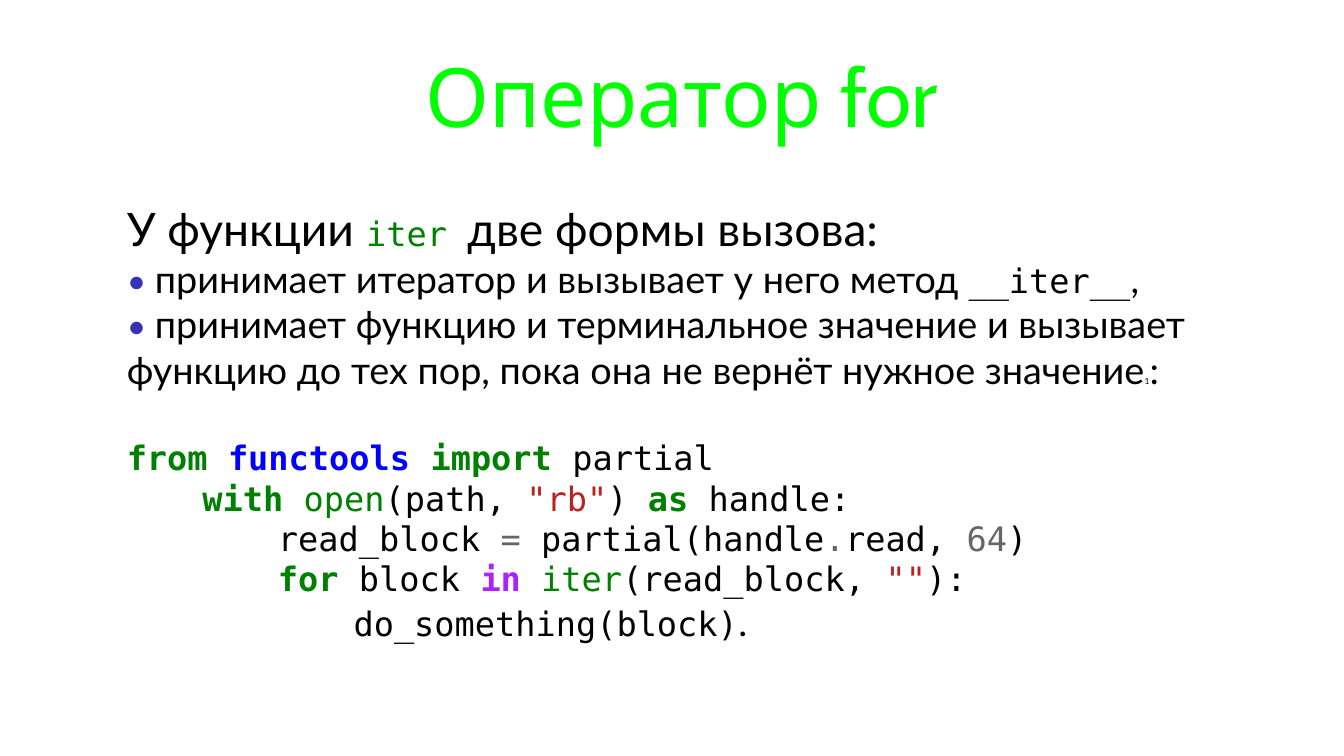
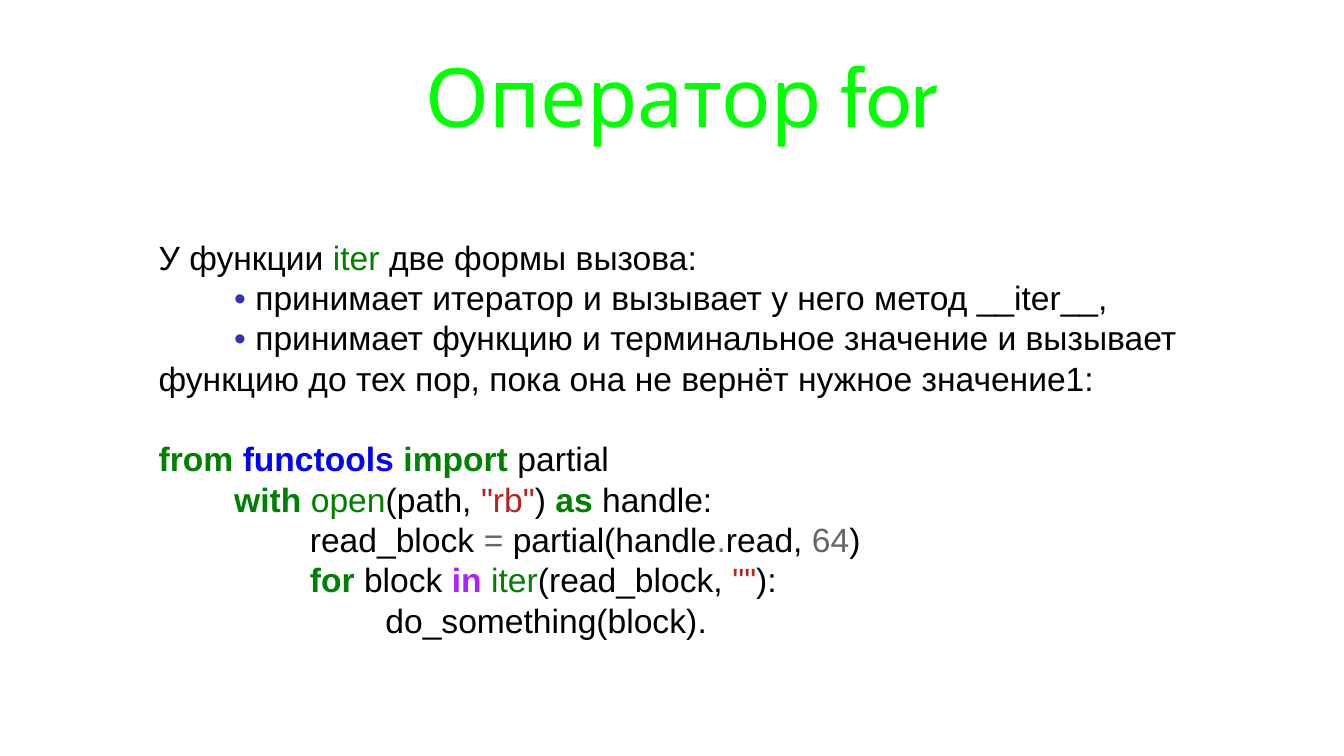
Before and after one commit to maxchv/LearnPython, a slide deck: slide 7 of week09/iteratorsgenerators.pptx (slide 6 before the commit). Drawn at 1344x756 pixels with LibreOffice and Linux fonts; fonts in the diff are those of the drawing. Boxes give left, top, right and bottom in pixels: in the first picture for what was removed or moved away, otherwise in the second. Text is boxed around its words. In the diff, an @@ line names an element or a change of style, - is before the commit and + after.

```diff
--- a/week09/iteratorsgenerators.pptx
+++ b/week09/iteratorsgenerators.pptx
@@ text "У функции iter две формы ...": place and size @@
-text "У функции iter две формы ..." at <box>127,213,1185,643</box>
+text "У функции iter две формы ..." at <box>159,245,1177,640</box>
@@ text at <box>159,245,1108,640</box>: size 44 to 32 pt in "У функции две формы вызова:"; font Lato to Arial in "У функции две формы вызова:", "• принимает итератор и вызывает у него ...", "do_something(block)."; font DejaVu Sans Mono to Arial in "iter", "__iter__,", "from functools import partial", "with open(path, "rb") as handle:" and 3 more places; size 36 to 32 pt in "принимает итератор и вызывает у него метод ...", "do_something(block)." @@
@@ text at <box>159,325,1177,398</box>: text changed; size 36 to 32 pt; font Lato to Arial @@
-• принимает функцию и терминальное значение и вызывает
-функцию до тех пор, пока она не вернёт нужное значение1:
+• принимает функцию и терминальное значение и вызывает функцию до тех пор, пока она не вернёт нужное значение1:
```
Also in this commit, not shown: 13 other slides changed, 4 slides added, 1 slide removed, 2 other files.
